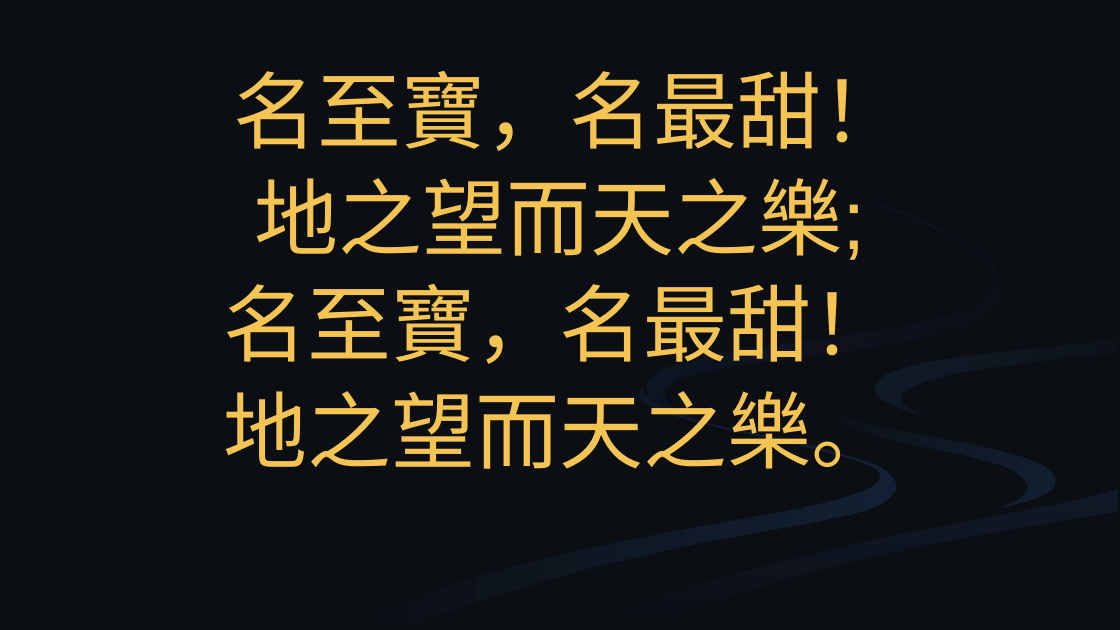
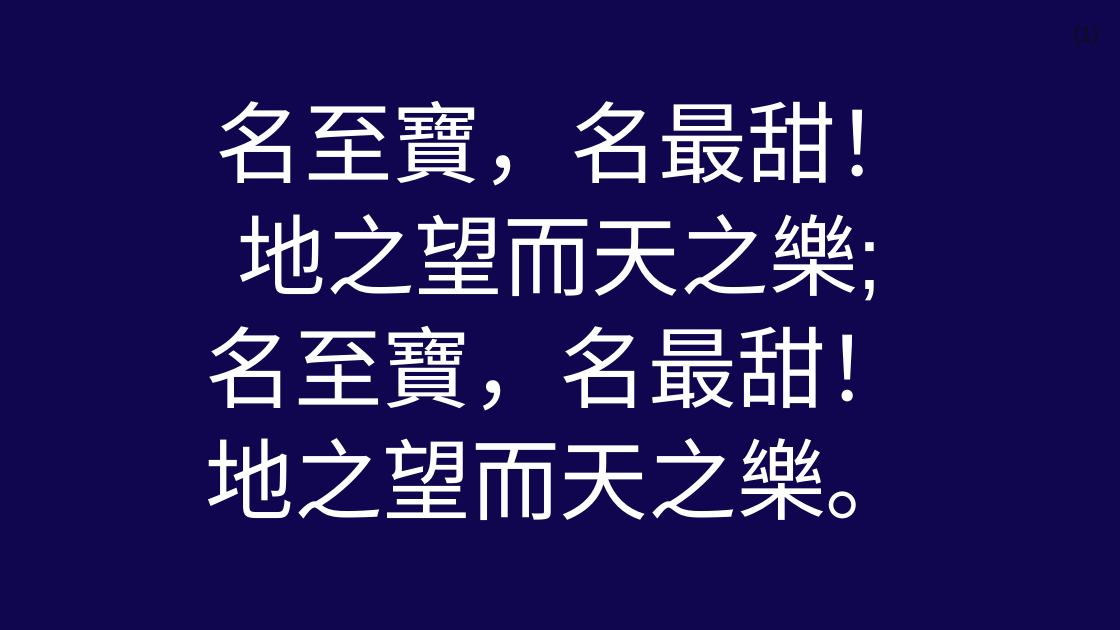
Before and after one commit to mvccc/zanmei, a slide deck: slide 3 of processed/mvccc/157_記念主名.pptx (slide 6 before the commit). Drawn at 1120x630 pixels with LibreOffice and Linux fonts; fonts in the diff are those of the drawing; background and template pictures are left out. Boxes give left, top, right and bottom in pixels: in the first picture for what was removed or moved away, otherwise in the second. Text is boxed around its words. In the diff, an @@ line names an element or a change of style, - is before the commit and + after.

```diff
--- a/processed/mvccc/157_記念主名.pptx
+++ b/processed/mvccc/157_記念主名.pptx
@@ background #0B0F14 to picture (left out) @@
@@ text added at box(973, 21, 1099, 55), 18 pt, text #0B0F14 @@
+(1)
@@ text "名至寶，名最甜！": place and size @@
-text "名至寶，名最甜！" at box(224, 71, 905, 469)
+text "名至寶，名最甜！" at box(206, 101, 924, 520)
@@ text "名至寶，名最甜！" at box(206, 101, 924, 520): size 72 to 76 pt, text colour #F6C453 to #FFFFFF @@
@@ group removed at box(336, 196, 1119, 629): 6 freeform shapes @@
```
Also in this commit, not shown: 5 other slides changed, 3 slides added, 1 other file.
